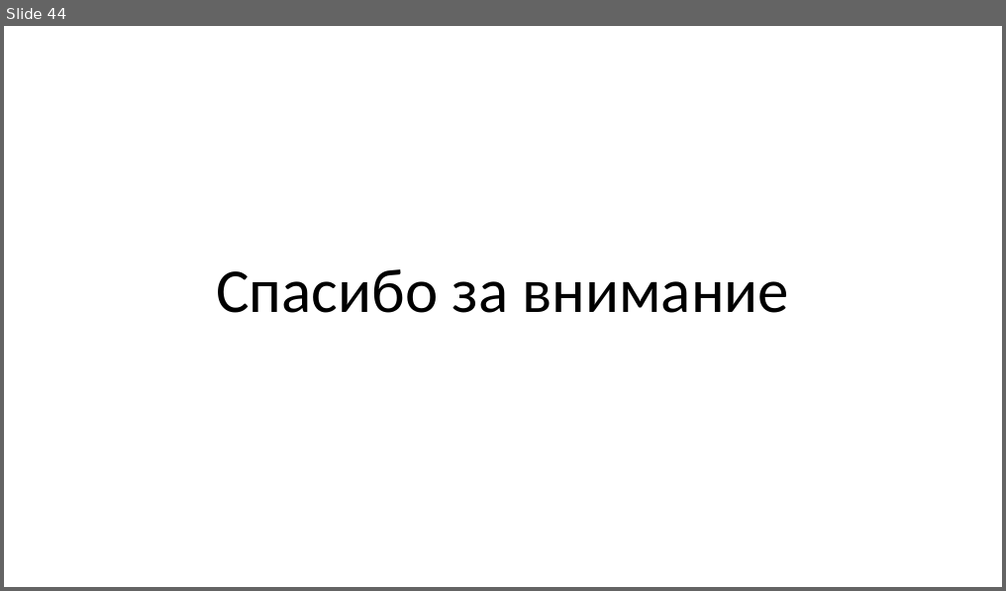
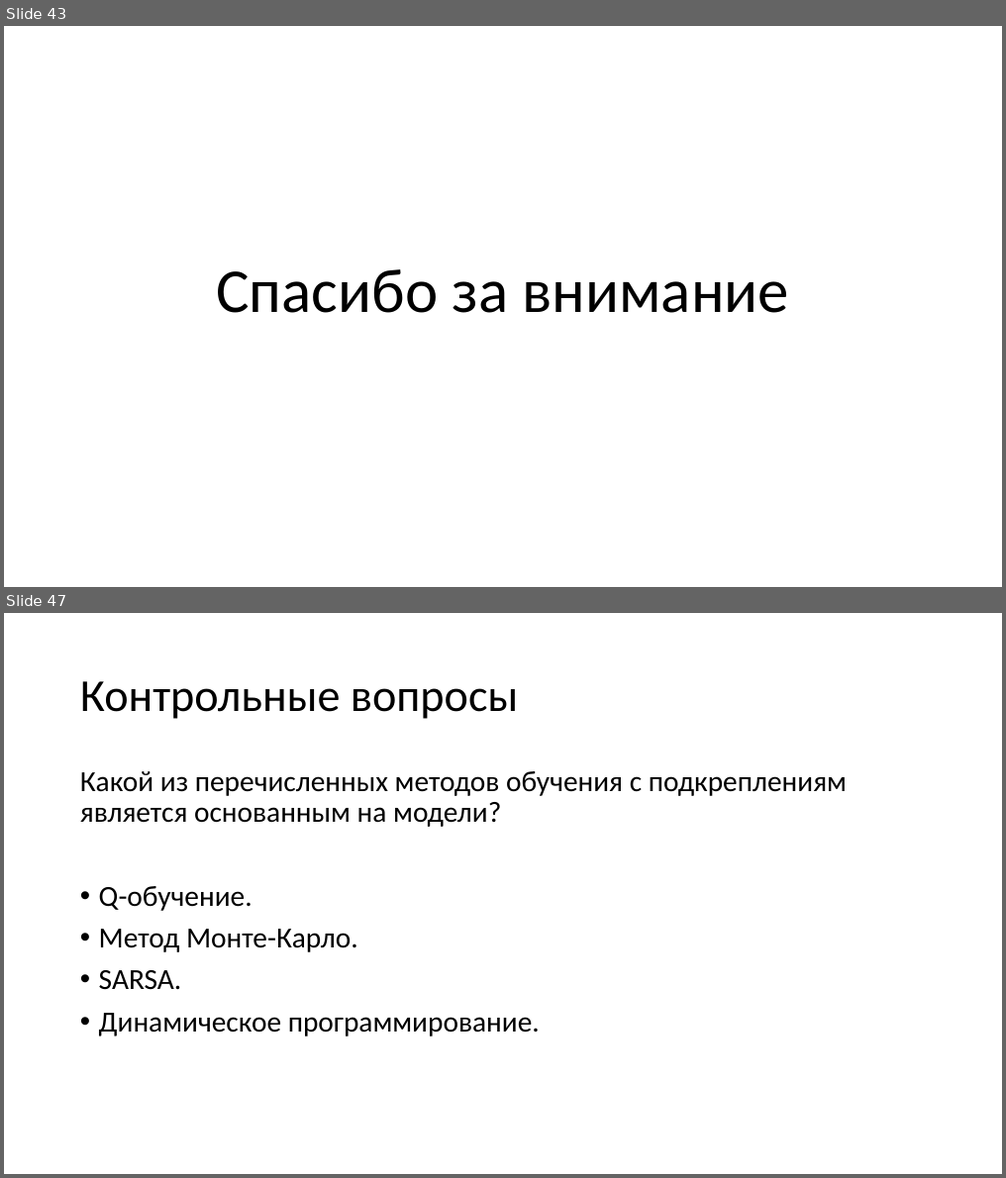
Before and after one commit to mosalov/AI_main_lectures, a slide deck: Лекция 14 19_05_2021.pptx. Shown one above the other, each under a label of ours: slide 44 before the commit, slides 43 and 47 after it; the slides between them are not shown. The pictures are 1006x591 and 1006x1178 pixels, drawn with LibreOffice and Linux fonts; fonts in the diff are those of the drawing. Boxes give left, top, right and bottom in pixels: in the first picture for what was removed or moved away, otherwise in the second. Text is boxed around its words. In the diff, an @@ line names an element or a change of style, - is before the commit and + after.

```diff
--- a/Лекция 14 19_05_2021.pptx
+++ b/Лекция 14 19_05_2021.pptx
@@ slide 47 added at [4,613,1002,1174], background #FFFFFF @@
@@ title added at [80,681,518,719], 44 pt, text #000000 @@
+Контрольные вопросы
@@ text added at [80,771,846,1037], 28 pt, text #000000 @@
+Какой из перечисленных методов обучения с подкреплениям является основанным на модели?
+• Q-обучение.
+• Метод Монте-Карло.
+• SARSA.
+• Динамическое программирование.
@@ what was slide 44 is now slide 43 @@
```
Also in this commit, not shown: 4 slides changed, 7 other slides added, 3 slides removed, 2 other files.
